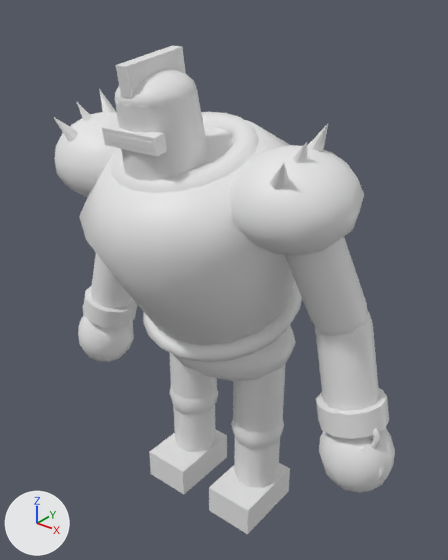
The glTF model src/assets/models/anomalies/colosse.glb, before and after one commit.
Camera for both pictures: a 50 mm camera at (1.85, -2.32, 2.75) aimed at (0.02, -0.03, 1.33). Every picture has the same lights, and +X, +Y and +Z are marked at lower left. The picture after the commit comes second. Materials are left out; every surface is plain grey. Where no turn or scale is listed for an object, it has been applied to the vertices.
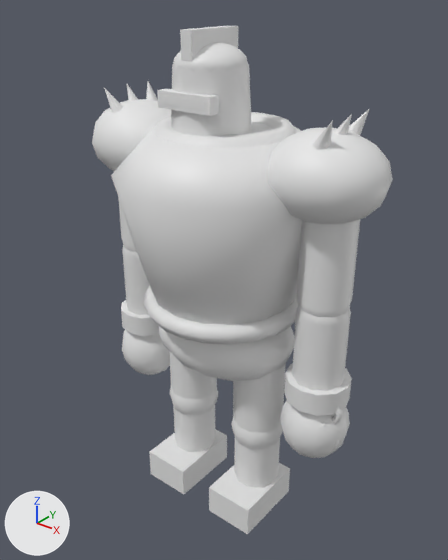
ob_torso is not drawn itself; it is the parent of ob_mesh_9, ob_mesh_10, ob_mesh_11, ob_head, ob_mesh_17, ob_mesh_18, ob_mesh_19, ob_mesh_20.
ob_head is not drawn itself; it is the parent of ob_mesh_12, ob_mesh_13, ob_mesh_14, ob_mesh_15, ob_mesh_16, ob_node_25.

Edits to the scene script, one JSON object a line:
```json
{"op": "set", "path": "ob_torso.rotation_euler", "old": "(0.3, 0.0, 0.0)", "new": "(0.0, 0.0, 0.0)", "note": "degrees (17, 0, 0) -> degrees (0, 0, 0)"}
{"op": "set", "path": "ob_head.rotation_euler", "old": "(-0.15, 0.0, 0.0)", "new": "(0.0, 0.0, 0.0)", "note": "degrees (-8.6, 0, 0) -> degrees (0, 0, 0)"}
{"op": "set", "path": "ob_mesh_22.parent", "old": "ob_elbow", "new": "ob_elbow_0"}
{"op": "set", "path": "ob_mesh_23.parent", "old": "ob_elbow", "new": "ob_elbow_0"}
{"op": "set", "path": "ob_mesh_24.parent", "old": "ob_elbow", "new": "ob_elbow_0"}
{"op": "set", "path": "ob_mesh_32.parent", "old": "ob_shoulder_001", "new": "ob_shoulder_1"}
{"op": "set", "path": "ob_mesh_33.parent", "old": "ob_elbow_001", "new": "ob_elbow_1"}
{"op": "set", "path": "ob_mesh_34.parent", "old": "ob_elbow_001", "new": "ob_elbow_1"}
{"op": "set", "path": "ob_mesh_35.parent", "old": "ob_elbow_001", "new": "ob_elbow_1"}
{"op": "add", "block": "ob_elbow_1", "code": ["ob_elbow_1 = bpy.data.objects.new('elbow_1', None)", "ob_elbow_1.parent = ob_shoulder_1", "ob_elbow_1.location = (0.0, 0.0, -0.58)"]}
{"op": "add", "block": "ob_shoulder_1", "code": ["ob_shoulder_1 = bpy.data.objects.new('shoulder_1', None)", "ob_shoulder_1.parent = ob_torso", "ob_shoulder_1.location = (0.6, 0.0, 0.78)"]}
{"op": "add", "block": "ob_elbow_0", "code": ["ob_elbow_0 = bpy.data.objects.new('elbow_0', None)", "ob_elbow_0.parent = ob_shoulder_0", "ob_elbow_0.location = (0.0, 0.0, -0.58)"]}
{"op": "add", "block": "ob_shoulder_0", "code": ["ob_shoulder_0 = bpy.data.objects.new('shoulder_0', None)", "ob_shoulder_0.parent = ob_torso", "ob_shoulder_0.location = (-0.6, 0.0, 0.78)"]}
```

Pixel boxes [x1, y1, x2, y2] of what changed, in the pictures (448 x 560 px):
```json
{"object": "Mesh_9", "change": "turned", "before": [79, 120, 294, 345], "after": [111, 121, 302, 325]}
{"object": "Mesh_28", "change": "turned", "before": [230, 145, 364, 256], "after": [268, 127, 393, 224]}
{"object": "Mesh_12", "change": "turned", "before": [115, 89, 209, 181], "after": [171, 64, 252, 136]}
{"object": "Mesh_33", "change": "turned, moved", "before": [315, 312, 379, 411], "after": [292, 305, 351, 391]}
{"object": "Mesh_32", "change": "turned, moved", "before": [285, 237, 368, 336], "after": [297, 220, 360, 318]}
{"object": "Mesh_17", "change": "turned", "before": [55, 112, 118, 197], "after": [92, 99, 171, 171]}
{"object": "Mesh_11", "change": "turned", "before": [112, 112, 259, 193], "after": [154, 112, 296, 148]}
{"object": "Mesh_35", "change": "turned, moved", "before": [319, 427, 395, 493], "after": [280, 400, 350, 458]}
{"object": "Mesh_10", "change": "turned", "before": [143, 279, 302, 362], "after": [144, 286, 298, 345]}
{"object": "Mesh_34", "change": "turned, moved", "before": [316, 388, 389, 439], "after": [284, 363, 352, 416]}
{"object": "Mesh_13", "change": "turned", "before": [114, 69, 196, 109], "after": [173, 43, 248, 72]}
{"object": "Mesh_24", "change": "turned, moved", "before": [78, 316, 134, 362], "after": [122, 331, 170, 375]}
{"object": "Mesh_16", "change": "turned", "before": [115, 46, 186, 98], "after": [180, 26, 238, 61]}
{"object": "Mesh_22", "change": "turned, moved", "before": [91, 253, 133, 309], "after": [122, 245, 150, 315]}
{"object": "Mesh_14", "change": "turned", "before": [102, 123, 167, 157], "after": [157, 89, 219, 116]}
{"object": "Mesh_23", "change": "turned, moved", "before": [83, 285, 137, 328], "after": [121, 300, 159, 336]}
{"object": "Mesh_15", "change": "turned", "before": [106, 133, 152, 151], "after": [161, 95, 206, 111]}
{"object": "Mesh_31", "change": "turned", "before": [269, 163, 289, 190], "after": [312, 120, 333, 150]}
{"object": "Mesh_29", "change": "turned", "before": [307, 124, 328, 152], "after": [348, 109, 369, 135]}
{"object": "Mesh_20", "change": "turned", "before": [54, 117, 78, 142], "after": [104, 88, 123, 113], "on screen": "mostly hidden"}
{"object": "Mesh_21", "change": "turned", "after": [118, 197, 137, 252], "on screen": "not visible before"}
{"object": "Mesh_30", "change": "turned", "before": [292, 142, 307, 163], "after": [335, 114, 352, 135], "on screen": "mostly hidden"}
{"object": "Mesh_18", "change": "turned", "before": [99, 89, 117, 113], "after": [146, 81, 158, 101], "on screen": "mostly hidden"}
{"object": "Mesh_36", "change": "turned", "before": [371, 428, 381, 448], "after": [332, 407, 342, 424]}
{"object": "Mesh_19", "change": "turned", "before": [77, 102, 93, 121], "after": [127, 84, 138, 101], "on screen": "mostly hidden"}
{"object": "Mesh_38", "change": "turned", "before": [378, 467, 384, 480], "after": [333, 440, 339, 450], "on screen": "mostly hidden"}
{"object": "Mesh_37", "change": "turned", "before": [360, 446, 366, 453], "after": [322, 421, 328, 428], "on screen": "mostly hidden"}
```
